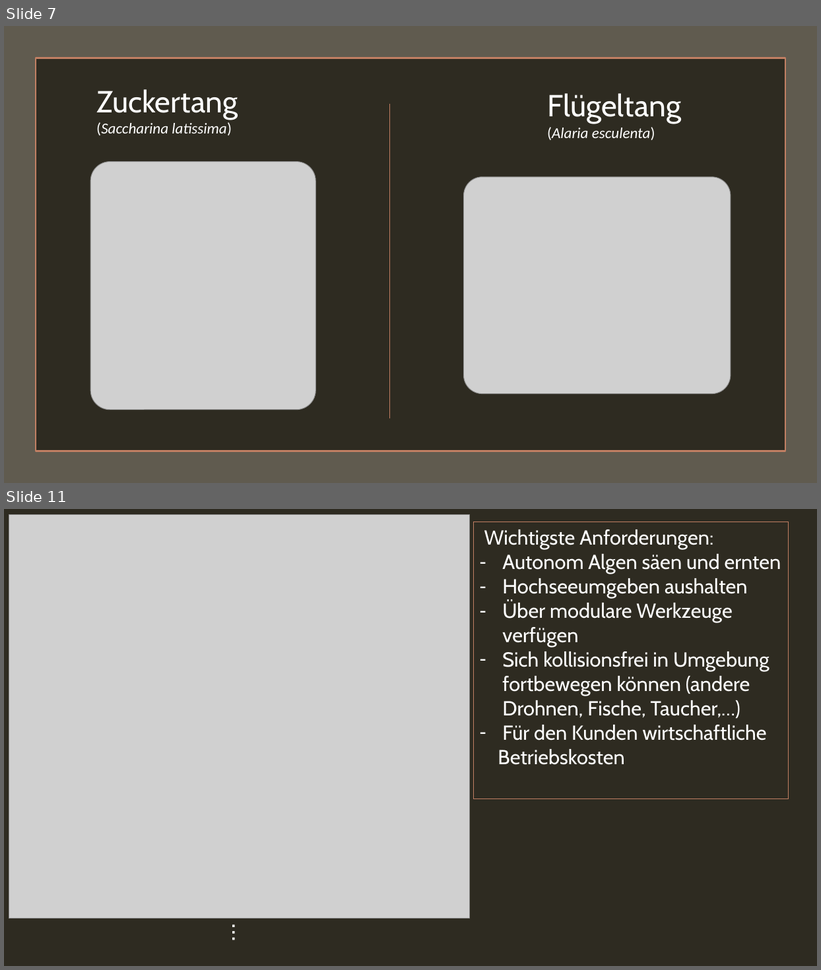
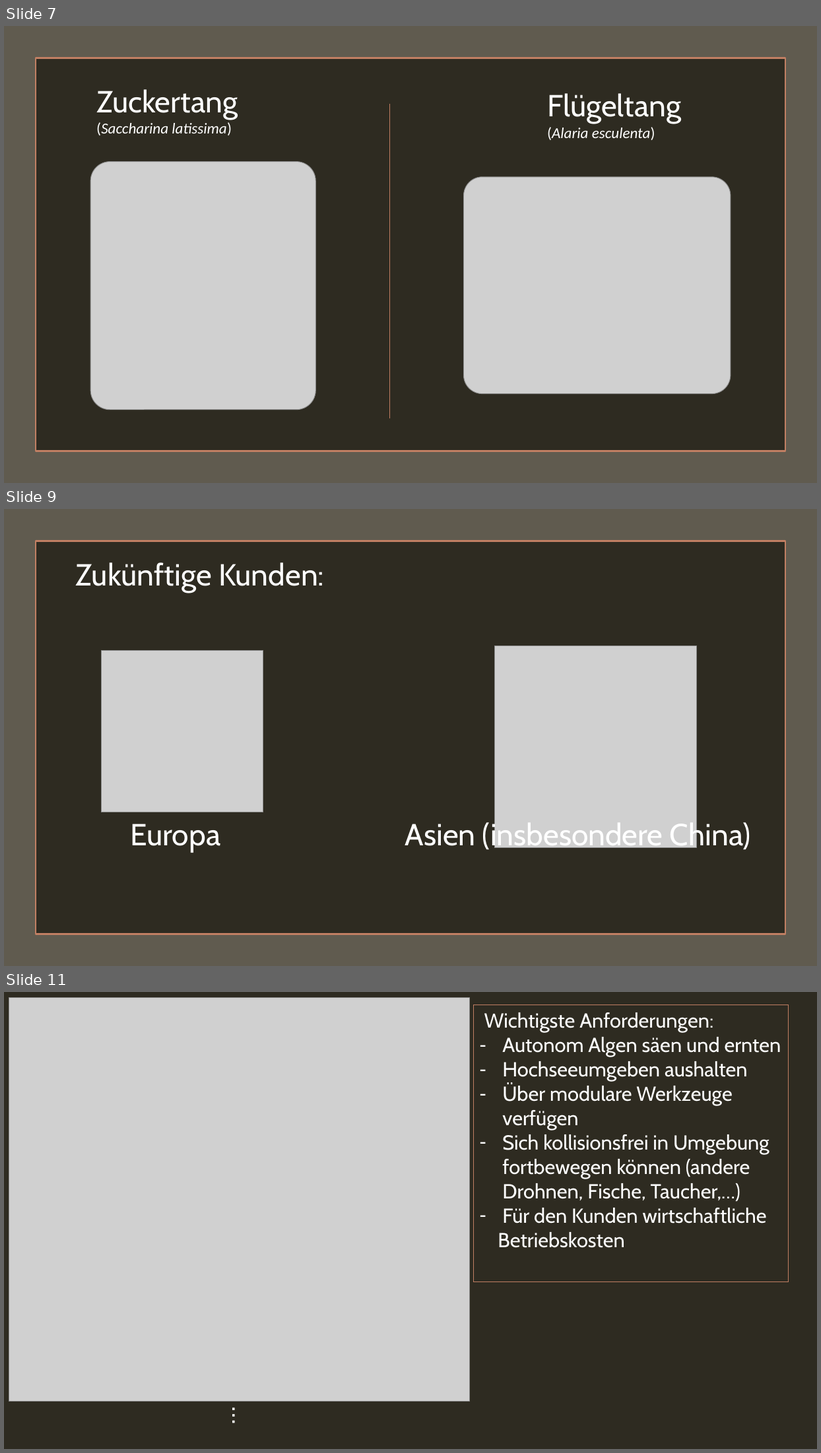
Before and after one commit to plastikpamaro/MKon, a slide deck: Meilenstein 2/Präsentation/Präsentation MS2.pptx. Shown one above the other, each under a label of ours: slides 7 and 11 before the commit, slides 7, 9 and 11 after it; the slides between them are not shown. The pictures are 821x970 and 821x1453 pixels, drawn with LibreOffice and Linux fonts; fonts in the diff are those of the drawing; grey boxes stand for pictures; background and template pictures are left out. Boxes give left, top, right and bottom in pixels: in the first picture for what was removed or moved away, otherwise in the second. Text is boxed around its words. In the diff, an @@ line names an element or a change of style, - is before the commit and + after.

```diff
--- a/Meilenstein 2/Präsentation/Präsentation MS2.pptx
+++ b/Meilenstein 2/Präsentation/Präsentation MS2.pptx
@@ slide 9 added at (4, 509, 817, 966), background #4960A6 @@
@@ rectangle added at (4, 509, 817, 966), fill #605B4F @@
@@ rectangle added at (36, 541, 785, 935), fill #2E2B21, outline #C17F63 1.75 pt @@
@@ text added at (76, 562, 324, 593), 36 pt, text #FFFFFF @@
+Zukünftige Kunden:
@@ picture added at (494, 646, 696, 848) @@
@@ picture added at (101, 650, 263, 813) @@
@@ text added at (131, 824, 220, 852), 36 pt, text #FFFFFF @@
+Europa
@@ text added at (405, 819, 751, 852), 36 pt, text #FFFFFF @@
+Asien (insbesondere China)
```
Also in this commit, not shown: 1 slide changed.
